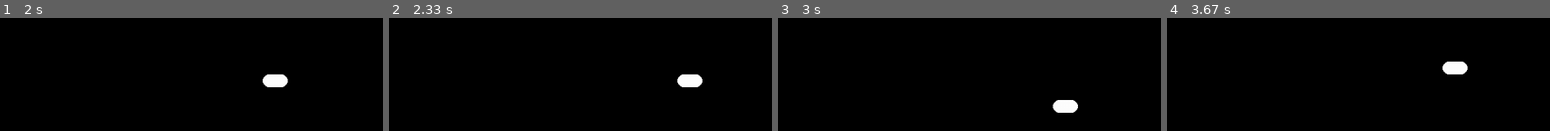
Above: before the commit, frames 1-4 (left to right).
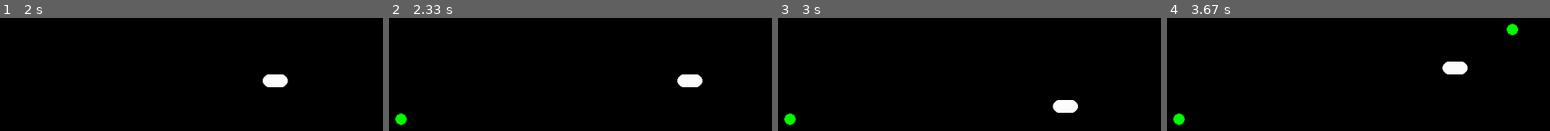
Above: after the commit, the same moments.

Repository: fredrik-andreassen/pygame-snake
Game: pygame game, started from main.py
Two runs of this game, one before a commit and one after it. Both use one fixed random seed, a clock stepped at 60 frames per second and the inputs below.
Inputs:
- Up to frame 1 (2 s): hold Right 0.33-0.8 s; hold Up 0.83-1.13 s; hold Right 1.17-1.63 s
- Up to frame 2 (2.33 s): hold Down from 2.23 s (still down)
- Up to frame 3 (3 s): release Down at 2.53 s; hold Left 2.57-2.97 s
- Up to frame 4 (3.67 s): hold Up 3-3.37 s; hold Right from 3.4 s (still down)

Frame 1 is identical in both runs. In frame 2, 0.3% of the frame differs, in the area x 1-5%, y 83-96%; in frame 3, 0.3%; in frame 4, 0.5%, in the area x 1-92%, y 4-96%.

Commit message:
Fikset feil matstørrelse

Diff:
--- a/Board.py
+++ b/Board.py
@@ -20,7 +20,7 @@
             pos_x = random.randrange(self.step, self.surface.get_width(), self.step)
             pos_y = random.randrange(self.step, self.surface.get_height(), self.step)
 
-        self.available_food.append(Food(self, pos_x, pos_y, self.step - 1))
+        self.available_food.append(Food(self, pos_x, pos_y, (self.step / 2) - 1))
 
 
     def assess_food(self) -> None:
@@ -50,6 +50,8 @@
                     self.available_food.remove(food)
                     snake.grow()
 
+        self.assess_food()
+
 
     def draw(self, frame_nr=1):
         '''Tegner alle entiteter på brettet'''
